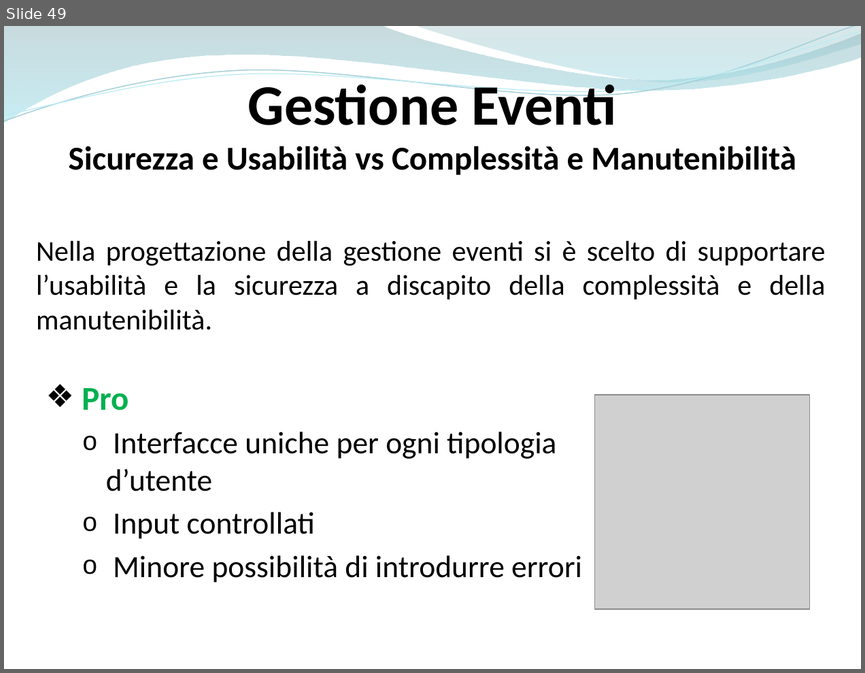
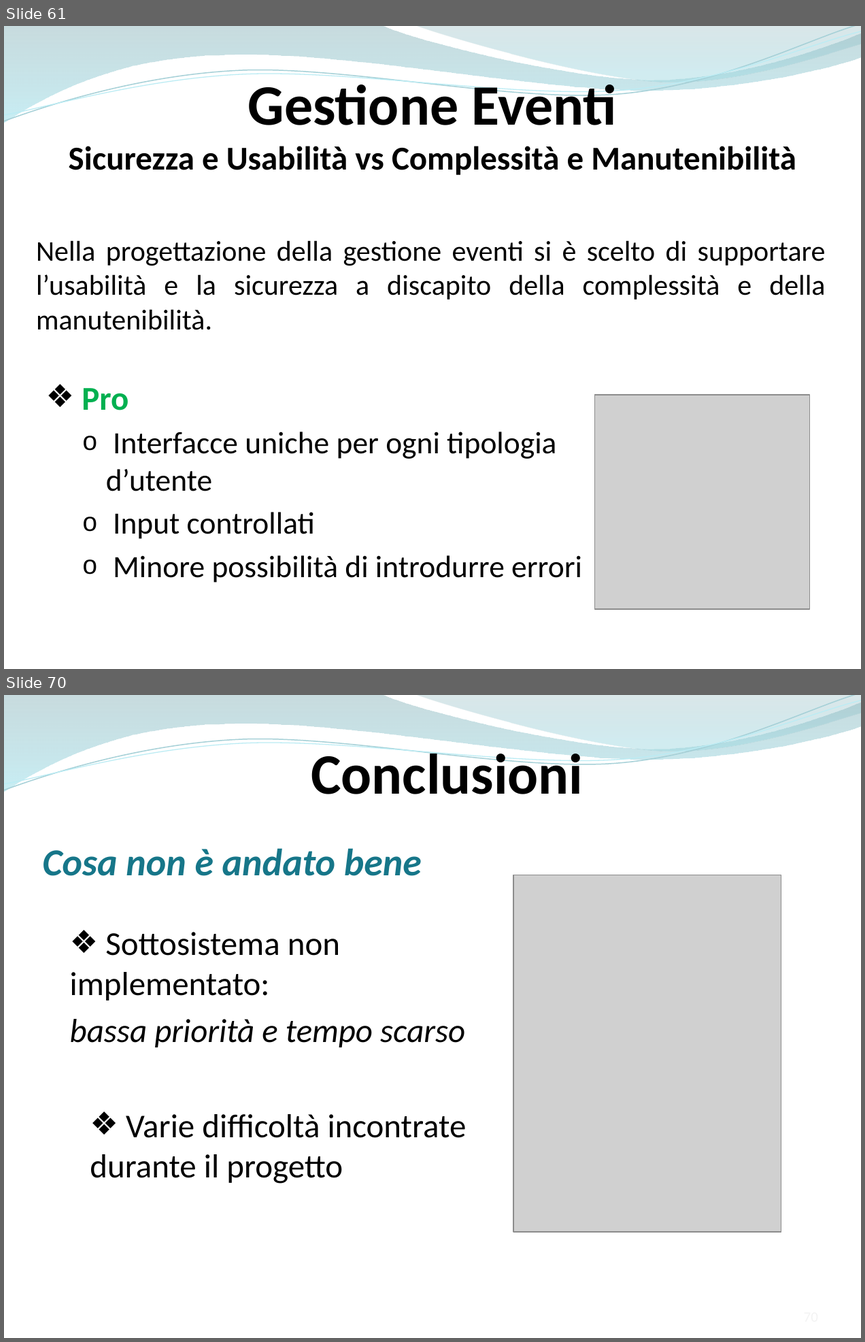
Before and after one commit to ammirate/at-silo, a slide deck: Presentazione/Atsilo2/Atsilo_M_PresentazioneFinale.pptx. Shown one above the other, each under a label of ours: slide 49 before the commit, slides 61 and 70 after it; the slides between them are not shown. The pictures are 865x673 and 865x1342 pixels, drawn with LibreOffice and Linux fonts; fonts in the diff are those of the drawing; grey boxes stand for pictures. Boxes give left, top, right and bottom in pixels: in the first picture for what was removed or moved away, otherwise in the second. Text is boxed around its words. In the diff, an @@ line names an element or a change of style, - is before the commit and + after.

```diff
--- a/Presentazione/Atsilo2/Atsilo_M_PresentazioneFinale.pptx
+++ b/Presentazione/Atsilo2/Atsilo_M_PresentazioneFinale.pptx
@@ slide 70 added at (x1=4, y1=695, x2=861, y2=1338), background #FFFFFF; not listed: 4 template elements that a slide beside it also shows @@
@@ text added at (x1=311, y1=747, x2=583, y2=794), 48 pt, text #000000, bold @@
+Conclusioni
@@ text added at (x1=43, y1=848, x2=422, y2=876), 32 pt, text #167689, bold, italic @@
+Cosa non è andato bene
@@ picture added at (x1=513, y1=875, x2=781, y2=1232) @@
@@ text added at (x1=70, y1=932, x2=465, y2=1047), 28 pt, text #000000 @@
+❖ Sottosistema non implementato:
+bassa priorità e tempo scarso
@@ text added at (x1=90, y1=1114, x2=466, y2=1183), 28 pt, text #000000 @@
+❖ Varie difficoltà incontrate durante il progetto
@@ what was slide 49 is now slide 61 @@
```
Also in this commit, not shown: 11 slides changed, 21 other slides added, 1 slide removed.
